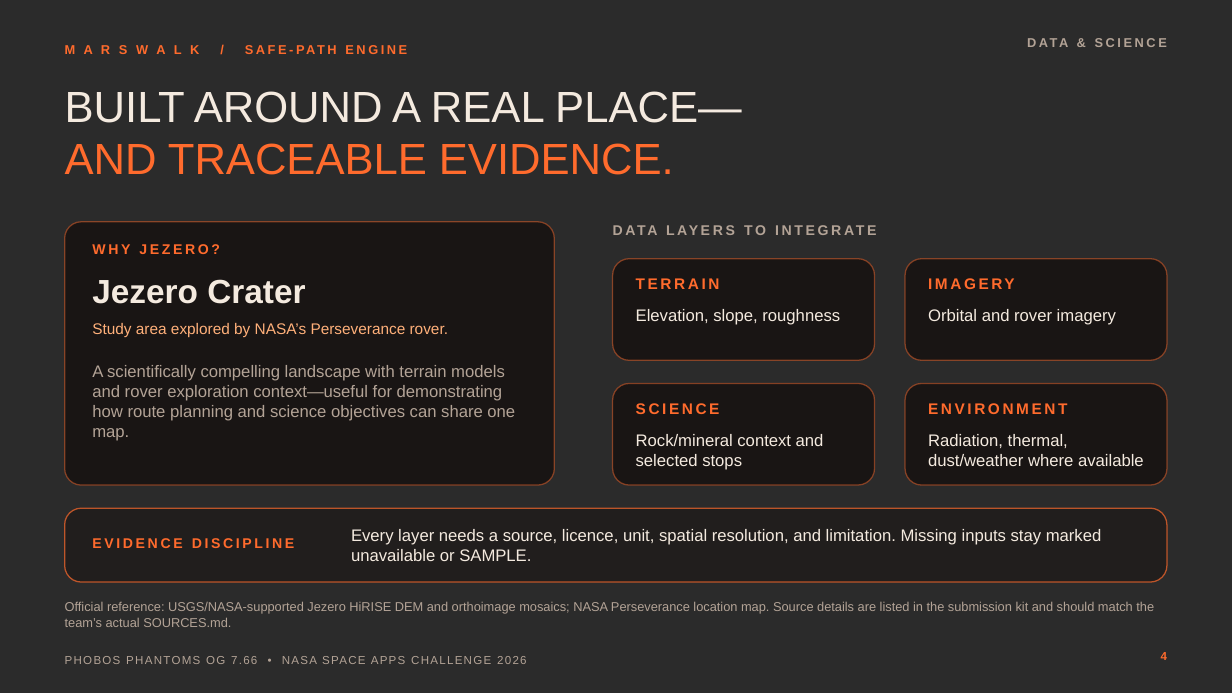
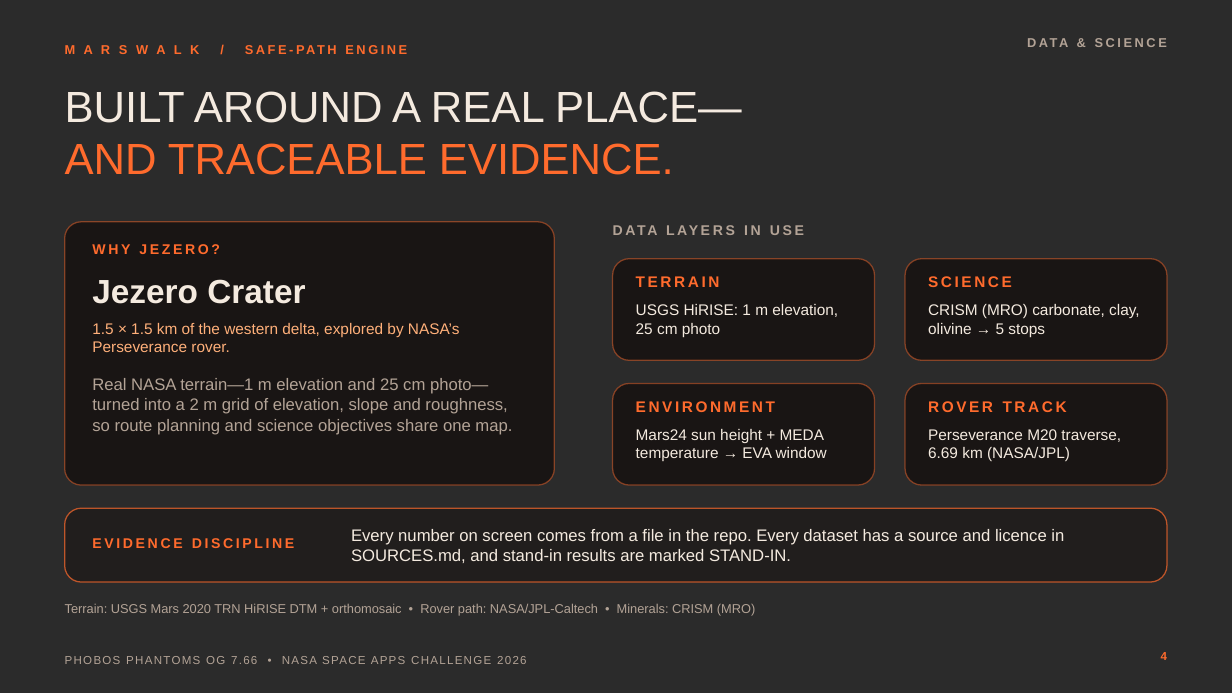
Before and after one commit to mahyda07/phobos-phantoms, a slide deck: slide 4 of submission/Marswalk-Presentation.pptx. Drawn at 1232x693 pixels with LibreOffice and Linux fonts; fonts in the diff are those of the drawing; background and template pictures are left out; a plain dark background stands for a picture behind light text. Boxes give left, top, right and bottom in pixels: in the first picture for what was removed or moved away, otherwise in the second. Text is boxed around its words. In the diff, an @@ line names an element or a change of style, - is before the commit and + after.

Commit message:
P[6]-Updated Presentation-Screenshots added

```diff
--- a/submission/Marswalk-Presentation.pptx
+++ b/submission/Marswalk-Presentation.pptx
@@ text at [613,222,1075,245]: text changed @@
-DATA LAYERS TO INTEGRATE
+DATA LAYERS IN USE
@@ text "SCIENCE": place and size @@
-text "SCIENCE" at [636,403,720,414]
+text "SCIENCE" at [928,276,1012,287]
@@ text removed at [928,274,1143,298] @@
-IMAGERY
@@ text at [92,323,460,352]: text changed @@
-Study area explored by NASA’s Perseverance rover.
+1.5 × 1.5 km of the western delta, explored by NASA’s Perseverance rover.
@@ text at [636,304,838,337]: text changed; size 13 to 12 pt @@
-Elevation, slope, roughness
+USGS HiRISE: 1 m elevation, 25 cm photo
@@ text at [928,304,1139,337]: text changed; size 13 to 12 pt @@
-Orbital and rover imagery
+CRISM (MRO) carbonate, clay, olivine → 5 stops
@@ text at [92,378,512,435]: text changed @@
-A scientifically compelling landscape with terrain models and rover exploration context—useful for demonstrating how route planning and science objectives can share one map.
+Real NASA terrain—1 m elevation and 25 cm photo—turned into a 2 m grid of elevation, slope and roughness, so route planning and science objectives share one map.
@@ text "ENVIRONMENT": place and size @@
-text "ENVIRONMENT" at [928,403,1067,414]
+text "ENVIRONMENT" at [636,401,775,412]
@@ text added at [928,401,1067,412], 12 pt, text #FF6B2D, bold @@
+ROVER TRACK
@@ text at [636,429,827,461]: text changed; size 13 to 12 pt @@
-Rock/mineral context and selected stops
+Mars24 sun height + MEDA temperature → EVA window
@@ text at [928,429,1121,462]: text changed; size 13 to 12 pt @@
-Radiation, thermal, dust/weather where available
+Perseverance M20 traverse, 6.69 km (NASA/JPL)
@@ text at [351,529,1064,563]: text changed @@
-Every layer needs a source, licence, unit, spatial resolution, and limitation. Missing inputs stay marked unavailable or SAMPLE.
+Every number on screen comes from a file in the repo. Every dataset has a source and licence in SOURCES.md, and stand-in results are marked STAND-IN.
@@ text at [65,603,755,616]: text changed @@
-Official reference: USGS/NASA-supported Jezero HiRISE DEM and orthoimage mosaics; NASA Perseverance location map. Source details are listed in the submission kit and should match the team’s actual SOURCES.md.
+Terrain: USGS Mars 2020 TRN HiRISE DTM + orthomosaic • Rover path: NASA/JPL-Caltech • Minerals: CRISM (MRO)
```
Also in this commit, not shown: 5 other slides changed, 1 slide added, 1 slide removed, 13 other files.
